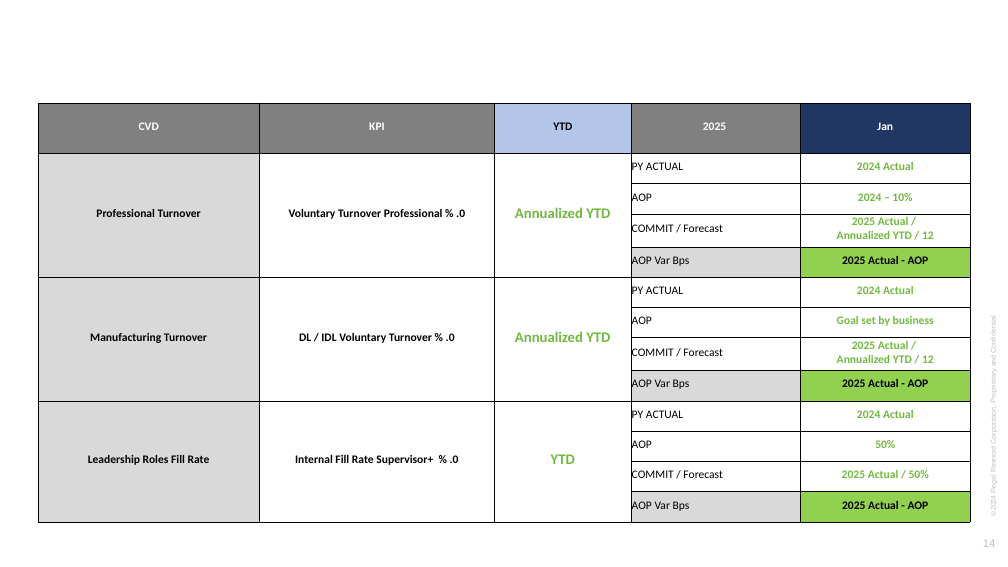
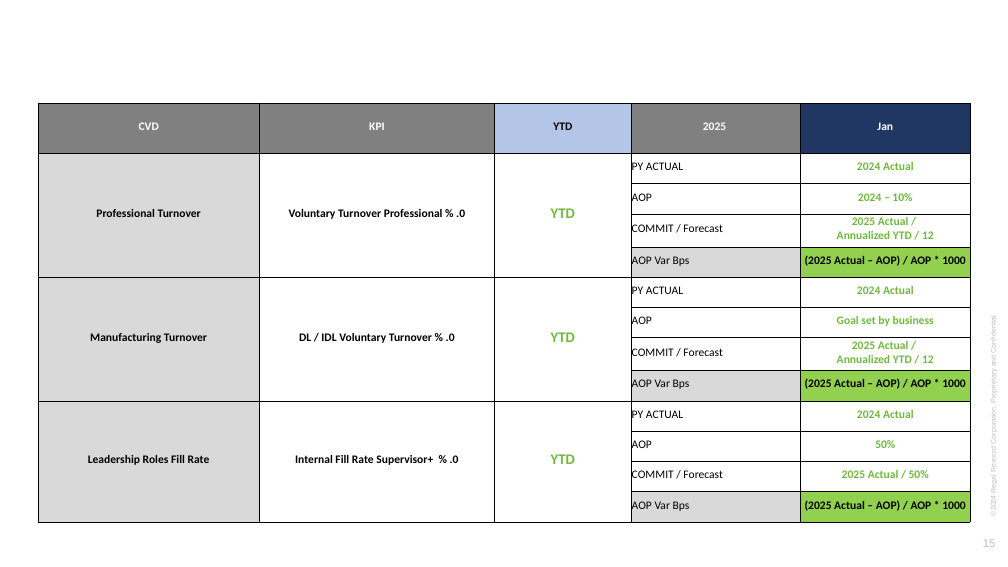
Before and after one commit to jeagleso/2025_Core-Value-Drivers_Reporting, a slide deck: slide 15 of presentations/CVD Training.pptx (slide 14 before the commit). Drawn at 1008x567 pixels with LibreOffice and Linux fonts; fonts in the diff are those of the drawing; background and template pictures are left out. Boxes give left, top, right and bottom in pixels: in the first picture for what was removed or moved away, otherwise in the second. Text is boxed around its words. In the diff, an @@ line names an element or a change of style, - is before the commit and + after.

```diff
--- a/presentations/CVD Training.pptx
+++ b/presentations/CVD Training.pptx
@@ table at [38, 103, 970, 521] @@
-row 2, column 3: Annualized YTD
+row 2, column 3: YTD
-row 5, column 5: 2025 Actual - AOP
+row 5, column 5: (2025 Actual – AOP) / AOP * 1000
-row 6, column 3: Annualized YTD
+row 6, column 3: YTD
-row 9, column 5: 2025 Actual - AOP
+row 9, column 5: (2025 Actual – AOP) / AOP * 1000
-row 13, column 5: 2025 Actual - AOP
+row 13, column 5: (2025 Actual – AOP) / AOP * 1000
```
Also in this commit, not shown: 6 other slides changed, 1 slide added, 51 other files.
